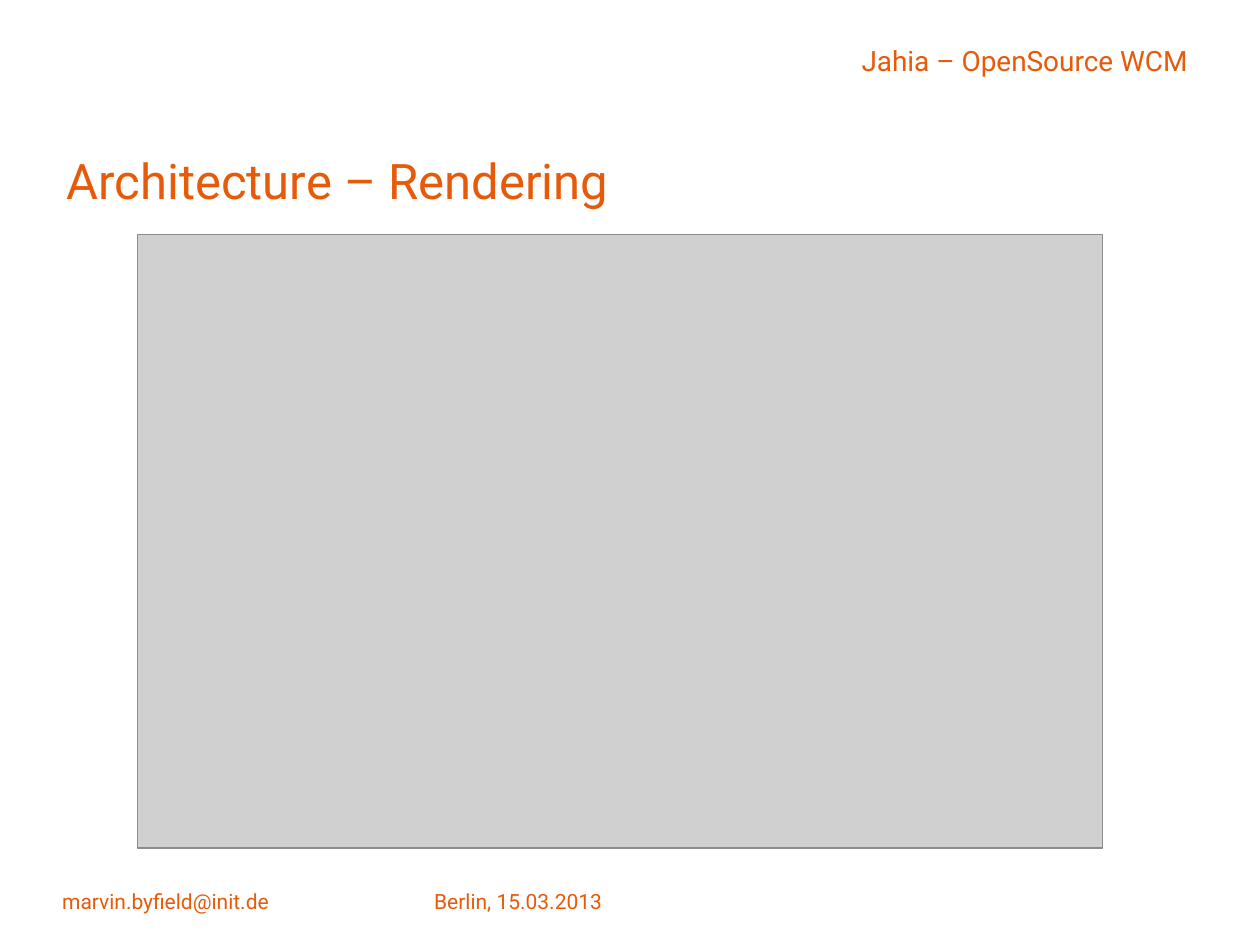
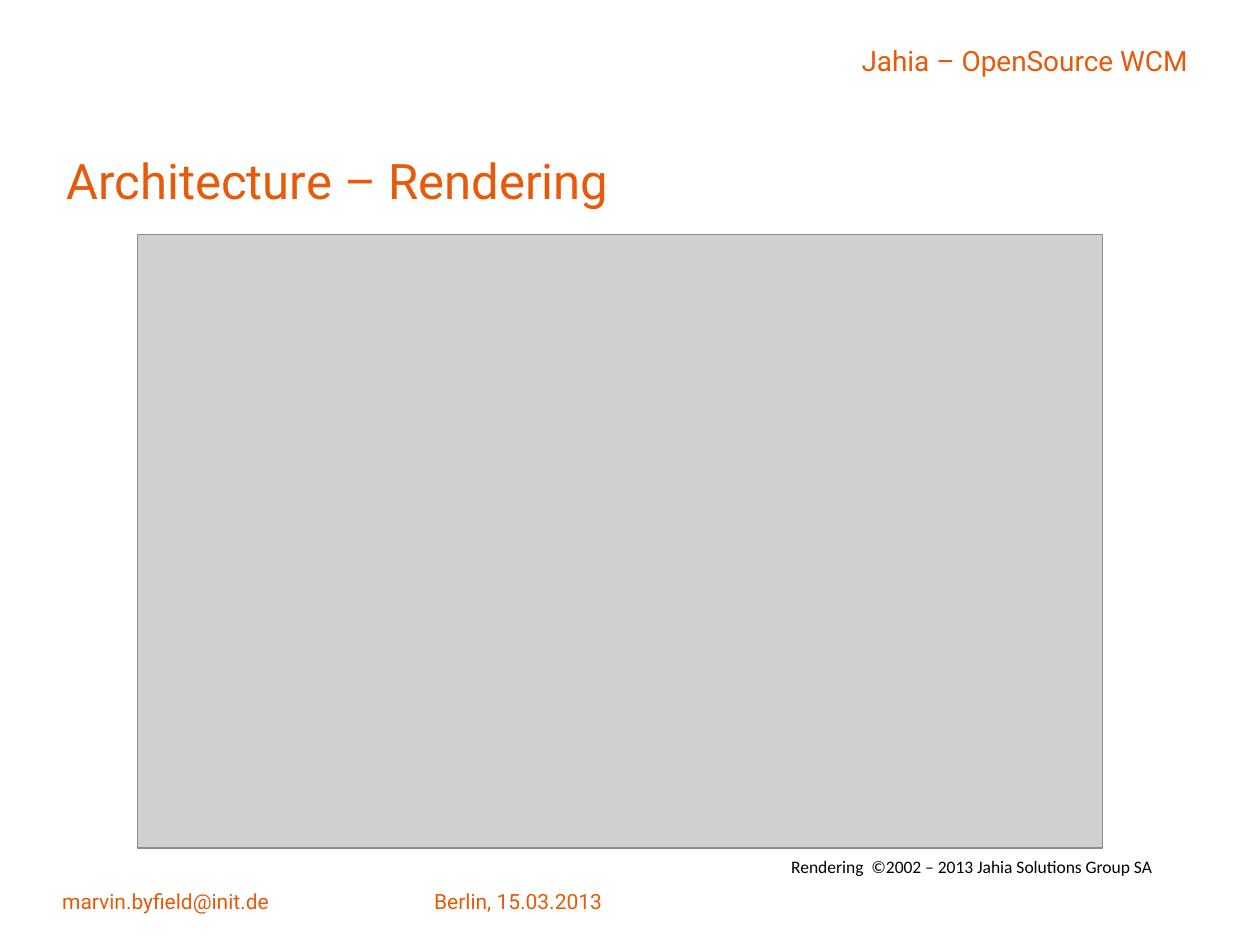
Before and after one commit to Malcolm-X/work, a slide deck: slide 37 of jahia_einführung.pptx (slide 34 before the commit). Drawn at 1260x945 pixels with LibreOffice and Linux fonts; fonts in the diff are those of the drawing; grey boxes stand for pictures; background and template pictures are left out. Boxes give left, top, right and bottom in pixels: in the first picture for what was removed or moved away, otherwise in the second. Text is boxed around its words. In the diff, an @@ line names an element or a change of style, - is before the commit and + after.

Commit message:
splitting presentation
Splitted Jahia Presentation in 2 parts

```diff
--- a/jahia_einführung.pptx
+++ b/jahia_einführung.pptx
@@ text added at (791,861,1152,876), 10 pt, text #000000 @@
+Rendering ©2002 – 2013 Jahia Solutions Group SA
```
Also in this commit, not shown: 11 other slides changed, 12 slides added.
